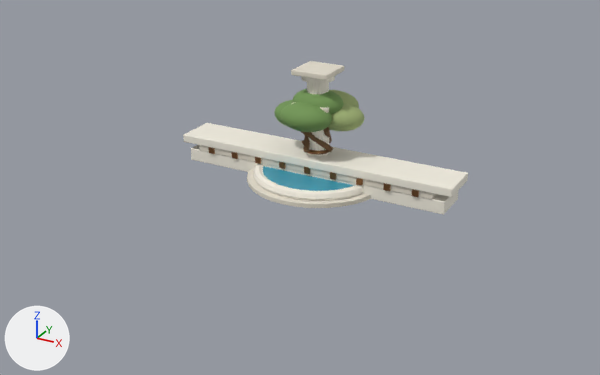
Renders of the Blender file assets/blender/source/greek_environment_kit.blend from each side of a commit.
Camera for both pictures: a camera (50 mm lens) standing at (38.0, -72.9, 34.9) and looking at (-0.3, -3.3, 0.2). The lights are fixed; the arrows at lower left show +X, +Y and +Z. The picture after the commit comes second.

Objects in the first picture: 'Greek_Doric_Column_Tall - Aged Pentelic Marble', 'Greek_Doric_Column_Tall - Fresh Marble Edge', 'Greek_Fountain_Basin - Aged Pentelic Marble', 'Greek_Fountain_Basin - Fountain Water', 'Greek_Fountain_Basin - Fresh Marble Edge', 'Greek_Gateway_Entablature - Aged Pentelic Marble', 'Greek_Gateway_Entablature - Fresh Marble Edge', 'Greek_Olive_Tree - Olive Bark', 'Greek_Olive_Tree - Olive Leaf Highlights', 'Greek_Olive_Tree - Olive Leaves' and 2 more.
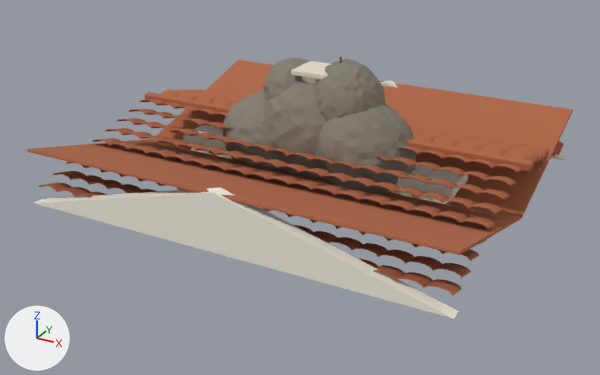
Location of each change, [x1, y1, x2, y2] in pixels of the pictures (600 x 375 px):
'Greek_Temple_Roof - Weathered Terracotta', added (brown): after [27, 60, 573, 295]
'Greek_Cliff_Module - Aegean Cliff Stone', added: after [223, 58, 416, 193]
'Greek_Temple_Roof - Fresh Marble Edge', added: after [34, 188, 459, 319]
'Greek_Temple_Roof - Aged Pentelic Marble', added: after [381, 80, 566, 160]
'Greek_Athena_Statue - Aged Bronze', added (mostly hidden): after [339, 57, 342, 63]
part 1 of me_cylinder_006, deleted: before [300, 127, 333, 153]
part 3 of me_icosphere_001, deleted (green): before [328, 90, 365, 131]
part 5 of me_icosphere, deleted (green): before [274, 89, 344, 132]
part 7 of me_torus_001, deleted: before [254, 164, 364, 201]
'Greek_Gateway_Entablature - Fresh Marble Edge', unchanged, covered by the edit: before [183, 123, 468, 215]; after [183, 125, 468, 204]
'Greek_Fountain_Basin - Fountain Water', unchanged, covered by the edit: before [263, 166, 355, 191]
'Greek_Fountain_Basin - Aged Pentelic Marble', unchanged, covered by the edit: before [247, 169, 370, 208]
'Greek_Gateway_Entablature - Aged Pentelic Marble', unchanged, covered by the edit: before [199, 145, 437, 199]; after [200, 150, 433, 199]

Edits to the bpy script that builds the scene:
```text
Change me_cylinder_006:
    used by ob_greek_olive_tree___olive_bark; location = (0.0, 0.0, 0.0); scale = (1.0, 0.82, 1.0)
    remove me_cylinder_006.from_pydata(...)  # 104 vertices, 62 faces; spans x -2.11..2.05, y -2.78..2.8, z 0.0..6.61
    add me_cylinder_006.from_pydata(...)  # 320 vertices, 260 faces; spans x -3.66..3.56, y -3.37..3.28, z -0.1..9.01
    me_cylinder_006 part 1: 80 vertices removed from x -2.11..2.05, y -2.78..2.8, z 3.31..6.61
    me_cylinder_006 part 2: the surface is now shaded smooth
    other edits to the shape of me_cylinder_006 do not show in these pictures
Change me_icosphere:
    remove me_icosphere.from_pydata(...)  # 486 vertices, 960 faces; spans x -5.1..2.8, y -4.1..2.3, z 5.35..9.95
    add me_icosphere.from_pydata(...)  # 1200 vertices, 800 faces; spans x -26.1..-1.67, y -12.08..-1.03, z -18.46..3.97
    me_icosphere part 5: 486 vertices removed from x -5.1..2.8, y -4.1..2.3, z 5.35..9.95
    me_icosphere part 6: the surface is now shaded flat
    other edits to the shape of me_icosphere do not show in these pictures
Change me_icosphere_001:
    remove me_icosphere_001.from_pydata(...)  # 324 vertices, 640 faces; spans x -2.1..4.8, y -1.3..4.3, z 5.65..9.25
    add me_icosphere_001.from_pydata(...)  # 360 vertices, 240 faces; spans x -15.04..15.32, y 4.55..13.66, z 1.08..24.74
    me_icosphere_001 part 3: 324 vertices removed from x -2.1..4.8, y -1.3..4.3, z 5.65..9.25
    me_icosphere_001 part 4: the surface is now shaded flat
    other edits to the shape of me_icosphere_001 do not show in these pictures
Change me_torus_001:
    remove me_torus_001.from_pydata(...)  # 504 vertices, 478 faces; spans x -6.83..6.83, y -6.83..6.83, z 0.14..2.88
    add me_torus_001.from_pydata(...)  # 784 vertices, 736 faces; spans x -6.57..6.57, y -6.57..6.57, z 0.86..3.0
    me_torus_001 part 7: 224 vertices removed from x -6.83..6.83, y -6.83..6.83, z 0.14..1.3
    other edits to the shape of me_torus_001 do not show in these pictures
Add me_rear_pediment:
    me_rear_pediment.from_pydata([(-22.0, 18.1, 0.0), (22.0, 18.1, 0.0), (0.0, 18.1, 5.9), (-22.0, 19.3, 0.0), (22.0, 19.3, 0.0), (0.0, 19.3, 5.9)], [], [(0, 1, 2), (5, 4, 3), (0, 3, 4, 1), (1, 4, 5, 2), (2, 5, 3, 0)])
    me_rear_pediment.materials.append(mat_aged_pentelic_marble)  # pale yellow #e3ddcd
Add me_front_pediment:
    me_front_pediment.from_pydata([(-22.0, -19.3, 0.0), (22.0, -19.3, 0.0), (0.0, -19.3, 5.9), (-22.0, -18.1, 0.0), (22.0, -18.1, 0.0), (0.0, -18.1, 5.9)], [], [(0, 1, 2), (5, 4, 3), (0, 3, 4, 1), (1, 4, 5, 2), (2, 5, 3, 0)])
    me_front_pediment.materials.append(mat_fresh_marble_edge)  # white #f5f0e2
Add ob_greek_athena_statue___aged_bronze:
    ob_greek_athena_statue___aged_bronze = bpy.data.objects.new('Greek_Athena_Statue - Aged Bronze', me_cylinder_008)  # 136 vertices, 74 faces; spans x -1.82..2.62, y -2.25..1.85, z 0.8..13.6; in mat_aged_bronze (brown #89613c)
    ob_greek_athena_statue___aged_bronze.location = (0.0, 0.0, 0.0)
Add ob_greek_cliff_module___aegean_cliff_stone:
    ob_greek_cliff_module___aegean_cliff_stone = bpy.data.objects.new('Greek_Cliff_Module - Aegean Cliff Stone', me_icosphere_1)  # 3210 vertices, 6400 faces; spans x -11.0..10.8, y -5.5..6.0, z -0.8..13.1; in mat_aegean_cliff_stone (grey #847e73)
    ob_greek_cliff_module___aegean_cliff_stone.location = (0.0, 0.0, 0.0)
Add ob_greek_temple_roof___aged_pentelic_marble:
    ob_greek_temple_roof___aged_pentelic_marble = bpy.data.objects.new('Greek_Temple_Roof - Aged Pentelic Marble', me_rear_pediment)
    ob_greek_temple_roof___aged_pentelic_marble.location = (0.0, 0.0, 0.0)
Add ob_greek_temple_roof___fresh_marble_edge:
    ob_greek_temple_roof___fresh_marble_edge = bpy.data.objects.new('Greek_Temple_Roof - Fresh Marble Edge', me_front_pediment)
    ob_greek_temple_roof___fresh_marble_edge.location = (0.0, 0.0, 0.0)
Add ob_greek_temple_roof___weathered_terracotta:
    ob_greek_temple_roof___weathered_terracotta = bpy.data.objects.new('Greek_Temple_Roof - Weathered Terracotta', me_cube_019)  # 55896 vertices, 55242 faces; spans x -22.4..22.4, y -19.9..17.7, z -3.3..10.5; in mat_weathered_terracotta (brown #af6542)
    ob_greek_temple_roof___weathered_terracotta.location = (0.0, 0.0, 0.0)
    ob_greek_temple_roof___weathered_terracotta.rotation_euler = (-0.262, 0.0, 0.0)  # degrees (-15, 0, 0)
```
